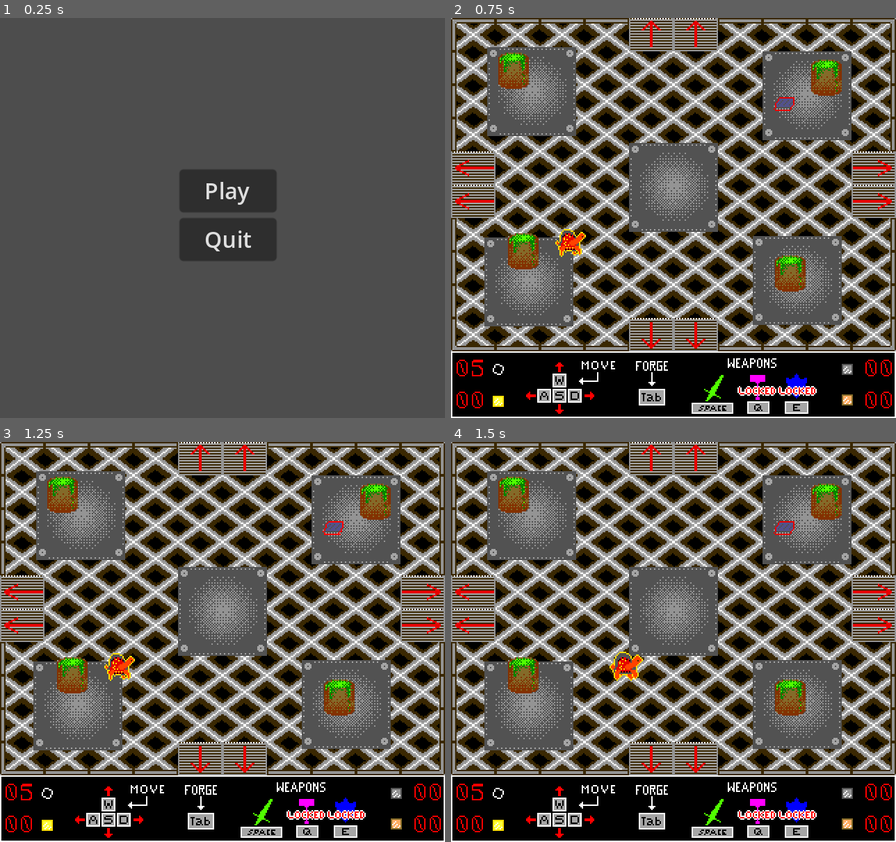
Above: before the commit, frames 1-4 (two rows, left to right).
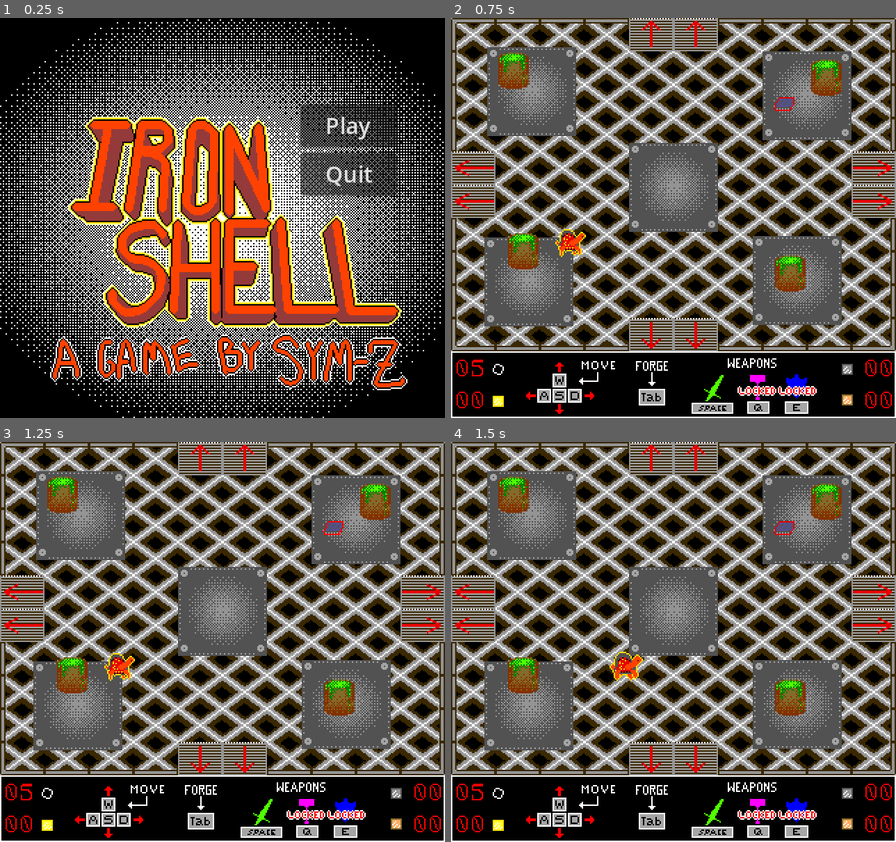
Above: after the commit, the same moments.

Repository: sym-z/GodotWildJam_68
Game: Godot game, scene res://Scenes/main_menu.tscn
The game is run twice, just before and just after one commit, with the same random seed, the same clock (stepped at 60 frames per second) and the same inputs.
Inputs:
- Up to frame 1 (0.25 s): no input
- Up to frame 2 (0.75 s): click "Play" at 0.5 s
- Up to frame 3 (1.25 s): no input
- Up to frame 4 (1.5 s): tap Enter at 1.25 s; hold D (Move Right) from 1.28 s (still down); tap 1 (Craft Op 1) at 1.35 s

The runs differ from the first frame. In frame 1, 100% of the frame differs, in the area x 0-100%, y 0-100%; in frame 2, nothing differs; in frame 3, nothing differs; in frame 4, nothing differs.

Commit message:
Main menu background

Diff:
--- a/Scenes/main_menu.tscn
+++ b/Scenes/main_menu.tscn
@@ -1,6 +1,18 @@
-[gd_scene load_steps=2 format=3 uid="uid://6tylrtfk52ed"]
+[gd_scene load_steps=4 format=3 uid="uid://6tylrtfk52ed"]
 
 [ext_resource type="Script" path="res://Scripts/Menu.gd" id="1_84as6"]
+[ext_resource type="Texture2D" uid="uid://tg03w03nnodu" path="res://Sprites/main_menu.png" id="2_g8ite"]
+
+[sub_resource type="SpriteFrames" id="SpriteFrames_tials"]
+animations = [{
+"frames": [{
+"duration": 1.0,
+"texture": ExtResource("2_g8ite")
+}],
+"loop": true,
+"name": &"default",
+"speed": 5.0
+}]
 
 [node name="Menu" type="Control"]
 layout_mode = 3
@@ -11,12 +23,16 @@
 grow_vertical = 2
 script = ExtResource("1_84as6")
 
+[node name="AnimatedSprite2D" type="AnimatedSprite2D" parent="."]
+position = Vector2(160, 144)
+sprite_frames = SubResource("SpriteFrames_tials")
+
 [node name="MarginContainer" type="MarginContainer" parent="."]
 layout_mode = 0
-offset_left = 129.0
-offset_top = 109.0
-offset_right = 199.0
-offset_bottom = 210.0
+offset_left = 216.0
+offset_top = 62.0
+offset_right = 286.0
+offset_bottom = 163.0
 
 [node name="VBoxContainer" type="VBoxContainer" parent="MarginContainer"]
 layout_mode = 2
@@ -25,16 +41,9 @@
 layout_mode = 2
 text = "Play"
 
-[node name="Options" type="Button" parent="MarginContainer/VBoxContainer"]
-visible = false
-layout_mode = 2
-text = "Options
-"
-
 [node name="Quit" type="Button" parent="MarginContainer/VBoxContainer"]
 layout_mode = 2
 text = "Quit"
 
 [connection signal="pressed" from="MarginContainer/VBoxContainer/Play" to="." method="_on_play_pressed"]
-[connection signal="pressed" from="MarginContainer/VBoxContainer/Options" to="." method="_on_options_pressed"]
 [connection signal="pressed" from="MarginContainer/VBoxContainer/Quit" to="." method="_on_quit_pressed"]
Binary file added: Sprites/main_menu.aseprite
Binary file added: Sprites/main_menu.png
Not shown, added: Sprites/main_menu.png.import
